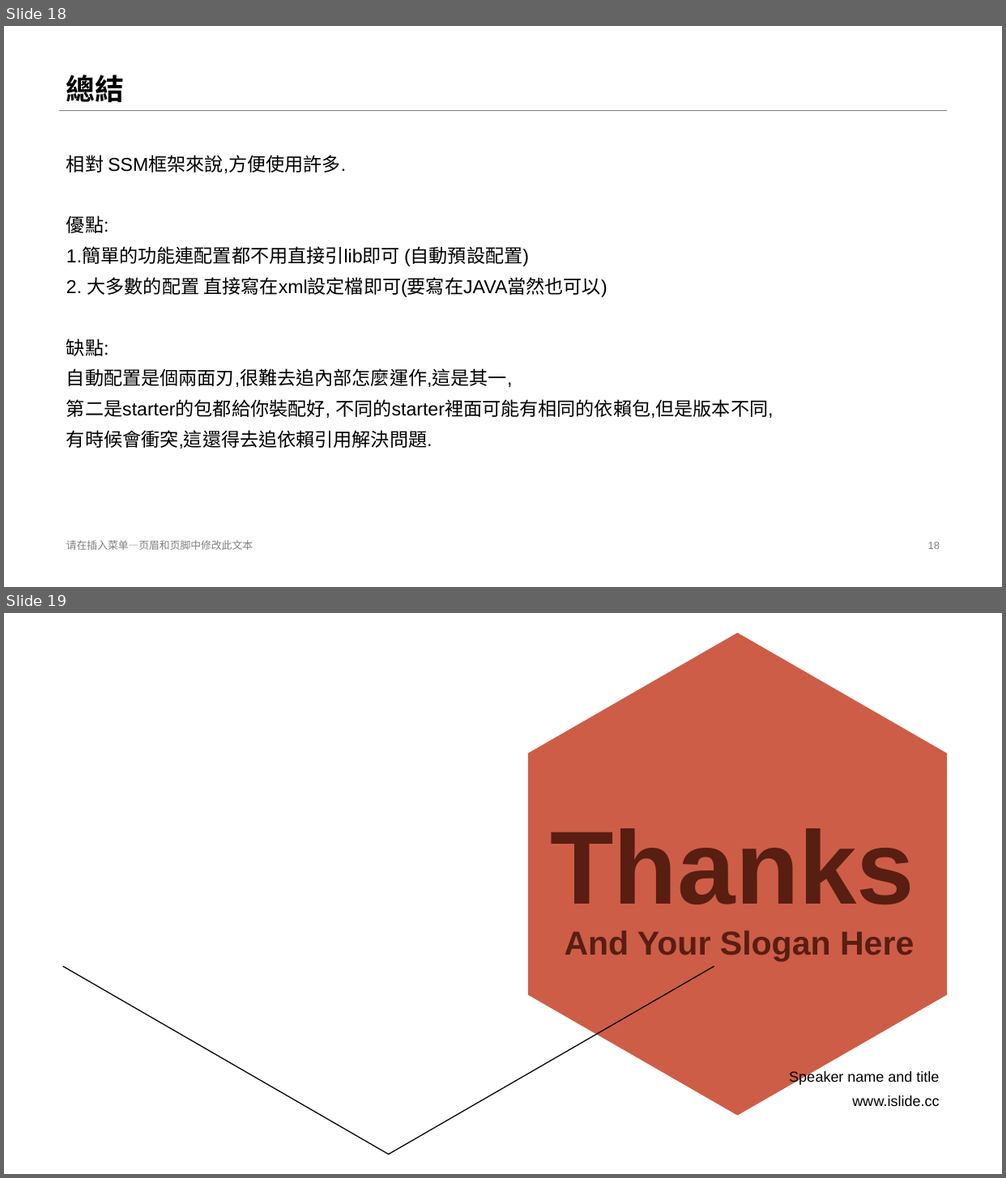
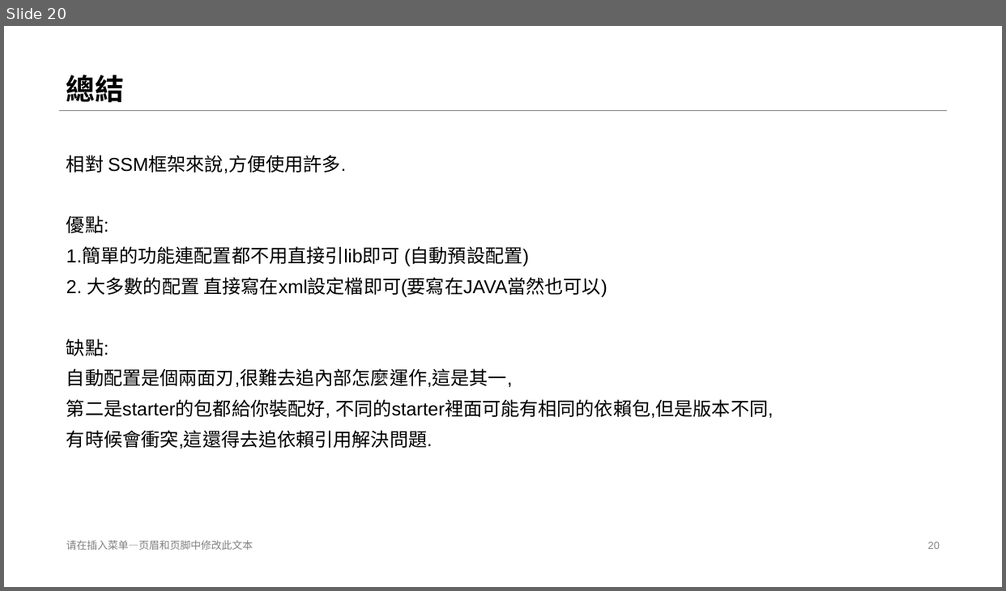
Before and after one commit to stereo720712/2021_Spring_Cloud_ReParctice, a slide deck: Spring_boot_introduce/Spring Boot Introduce.pptx. Shown one above the other, each under a label of ours: slides 18 and 19 before the commit, slide 20 after it. The pictures are 1006x1178 and 1006x591 pixels, drawn with LibreOffice and Linux fonts; fonts in the diff are those of the drawing; background and template pictures are left out. Boxes give left, top, right and bottom in pixels: in the first picture for what was removed or moved away, otherwise in the second. Text is boxed around its words. In the diff, an @@ line names an element or a change of style, - is before the commit and + after.

```diff
--- a/Spring_boot_introduce/Spring Boot Introduce.pptx
+++ b/Spring_boot_introduce/Spring Boot Introduce.pptx
@@ slide 19 removed at [4, 613, 1002, 1174], background #FFFFFF @@
@@ freeform shape removed at [528, 632, 948, 1115] @@
@@ title removed at [551, 828, 914, 962] @@
-Tha nks
-And Your Slogan Here
@@ freeform shape removed at [63, 966, 714, 1154] @@
@@ text removed at [789, 1071, 939, 1086] @@
-Spe aker name and title
@@ text removed at [852, 1096, 940, 1106] @@
-ww w.islide.cc
@@ what was slide 18 is now slide 20 @@
@@ page number at [928, 542, 940, 549]: text changed @@
-18
+20
```
Also in this commit, not shown: 9 slides changed, 3 slides added.
